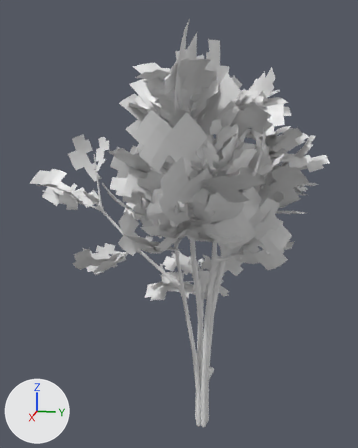
The FBX model Assets/Models/mkkkk/ArTree/TreePreset01.fbx: old version first, new version second.
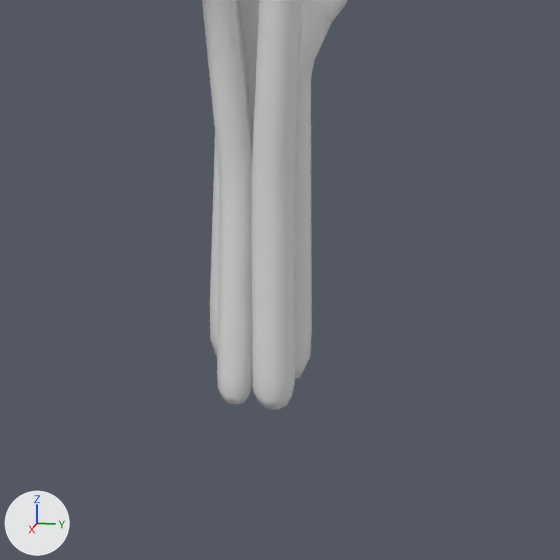
There are two pictures of each version: one whole from a camera (50 mm lens) standing at (98.2, 15.1, 70.9) and looking at (-0.1, -4.6, 46.3), one close up on the part from 47% to 68% of the width and 83% to 100% of the height. The axes (+X, +Y, +Z) are drawn at lower left. The lights are the same throughout. Vertices at the same position are counted once.

The first close-up shows 'TreePreset01.001'.
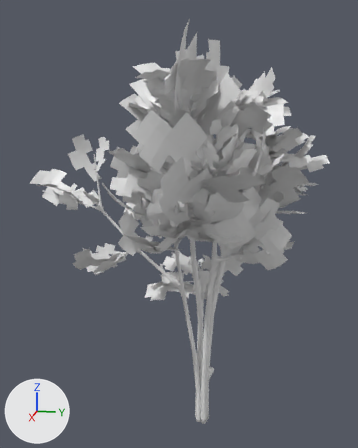
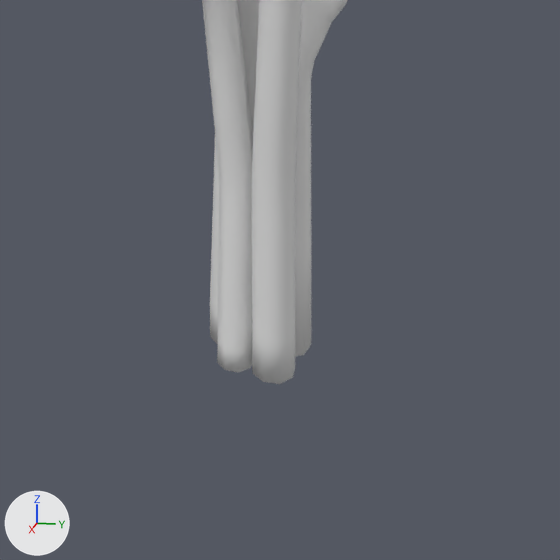
The newer file is also turned or shifted as a whole; pictures and numbers use the older file's frame.

Diff of the bpy script that builds the scene:
```diff
--- a/Assets/Models/mkkkk/ArTree/TreePreset01.fbx.py
+++ b/Assets/Models/mkkkk/ArTree/TreePreset01.fbx.py
@@ me_平面_001 @@
 # used by ob_treepreset01_001; location = (0.0, 0.0, 0.0)
-me_平面_001.from_pydata(...)  # 4062 vertices, 4053 faces; spans x -17.4..17.1, y -32.9..19.2, z 0.1..75.9
+me_平面_001.from_pydata(...)  # 4002 vertices, 3985 faces; spans x -17.4..17.1, y -32.9..19.2, z 1.5..75.9
+# me_平面_001 part 1
+# 81 vertices are removed from x -0.6..2.2, y -0.8..2.3, z 0.1..1.9
+# 94 faces are deleted
+# 8 vertices are added at x -0.6..0.8, y -0.8..2.1, z 1.5
+# 8 new vertices lie (0.0, 0.0, -0.7) away from vertices in x 0.8..1.9, y -0.4..0.7, z 2.2
+# 5 new vertices lie (0.0, 0.0, -3.3) away from vertices in x 0.1..0.9, y 0.8..2.3, z 4.8
+# 26 new faces join them
 me_平面_001.materials.append(mat_tree)
```

Changed parts and their boxes [x1, y1, x2, y2] in the close-ups (560 x 560 px):
'TreePreset01.001', reshaped
    before: [202, 0, 348, 410]
    after: [202, 0, 348, 384]
part 1 of me_平面_001, cut back
    before: [210, 249, 312, 410]
    after: [210, 249, 311, 373]
